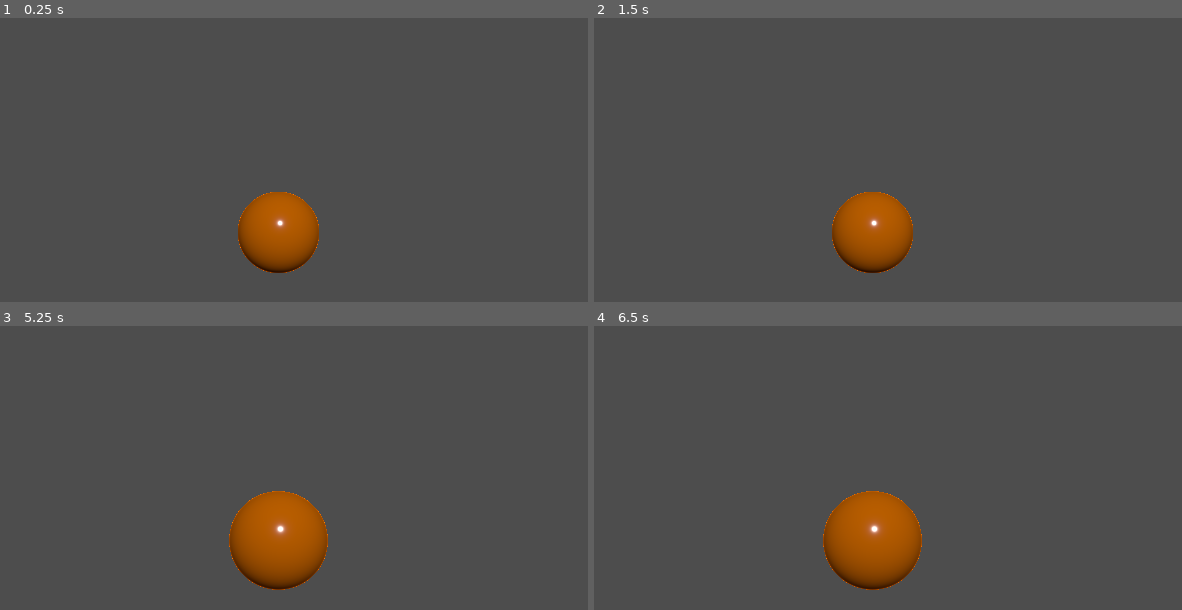
Above: before the commit, frames 1-4 (two rows, left to right).
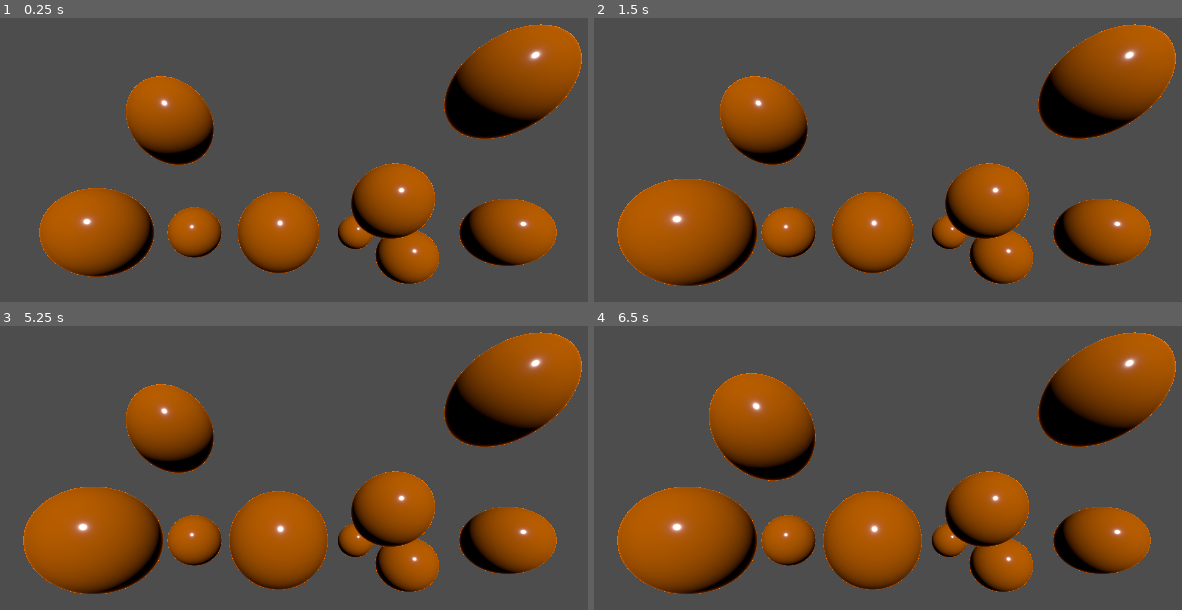
Above: after the commit, the same moments.

Repository: PaulMFleming/classic_games
Game: Godot game, scene res://Balloon Popper/main.tscn
Two runs of this game, one before a commit and one after it. Both use one fixed random seed, a clock stepped at 60 frames per second and the inputs below. The project has no main scene, so this scene is started directly.
Inputs (mouse positions are in pixels of both pictures, inside the frame that each line leads up to):
- Up to frame 1 (0.25 s): no input
- Up to frame 2 (1.5 s): tap Enter at 0.5 s; move the mouse to (1046, 211) at 0.52 s; click (1046, 211) at 0.67 s; tap Space at 1.25 s; move the mouse to (711, 253) at 1.27 s; click (711, 253) at 1.42 s
- Up to frame 3 (5.25 s): tap Enter at 2, 3.5 s; move the mouse to (358, 442) at 2.02 s; click (358, 442) at 2.17 s; tap Space at 2.75, 4.25 s; move the mouse to (outside the picture) at 2.77 s; click (outside the picture) at 2.92 s; move the mouse to (517, 607) at 3.52 s; click (517, 607) at 3.67 s; move the mouse to (41, 473) at 4.27 s; click (41, 473) at 4.42 s; move the mouse to (317, 541) at 5.02 s; click (317, 541) at 5.17 s
- Up to frame 4 (6.5 s): move the mouse to (752, 428) at 5.77 s; click (752, 428) at 5.92 s

The runs differ from the first frame. In frame 1, 25% of the frame differs, in the area x 6-99%, y 2-94%; in frame 2, 27%; in frame 3, 27%; in frame 4, 29%, in the area x 3-99%, y 2-95%.

Commit message:
Balloon scene and score

Diff:
--- /dev/null
+++ b/godot/four_mini_projects/Balloon Popper/Balloon.tscn
@@ -0,0 +1,36 @@
+[gd_scene load_steps=8 format=3 uid="uid://bqbqtppfb6bms"]
+
+[ext_resource type="Script" path="res://Balloon Popper/balloon.gd" id="1_5xufn"]
+[ext_resource type="Material" uid="uid://dysslwsh4f18j" path="res://Balloon Popper/Balloon.tres" id="2_k52nu"]
+
+[sub_resource type="SphereMesh" id="SphereMesh_uxwoa"]
+
+[sub_resource type="MeshTexture" id="MeshTexture_0btgh"]
+
+[sub_resource type="MeshTexture" id="MeshTexture_7elvv"]
+
+[sub_resource type="StandardMaterial3D" id="StandardMaterial3D_5hexk"]
+diffuse_mode = 3
+vertex_color_is_srgb = true
+albedo_color = Color(0.941176, 0.584314, 0, 1)
+albedo_texture_force_srgb = true
+albedo_texture_msdf = true
+metallic_specular = 0.0
+metallic_texture = SubResource("MeshTexture_0btgh")
+metallic_texture_channel = 2
+roughness_texture = SubResource("MeshTexture_7elvv")
+
+[sub_resource type="SphereShape3D" id="SphereShape3D_5pm3c"]
+
+[node name="Balloon" type="Area3D"]
+script = ExtResource("1_5xufn")
+
+[node name="Model" type="MeshInstance3D" parent="."]
+material_override = ExtResource("2_k52nu")
+mesh = SubResource("SphereMesh_uxwoa")
+surface_material_override/0 = SubResource("StandardMaterial3D_5hexk")
+
+[node name="CollisionShape3D" type="CollisionShape3D" parent="."]
+shape = SubResource("SphereShape3D_5pm3c")
+
+[connection signal="input_event" from="." to="." method="_on_input_event"]
--- /dev/null
+++ b/godot/four_mini_projects/Balloon Popper/BalloonManager.gd
@@ -0,0 +1,7 @@
+extends Node3D
+
+var score : int = 0
+
+func increase_score (amount):
+	score += amount
+	print(score)
--- a/godot/four_mini_projects/Balloon Popper/balloon.gd
+++ b/godot/four_mini_projects/Balloon Popper/balloon.gd
@@ -11,4 +11,6 @@
 		clicks_to_pop -= 1
 
 		if clicks_to_pop == 0:
+			get_node("/root/Main").increase_score(score_to_give)
+
 			queue_free()
--- a/godot/four_mini_projects/Balloon Popper/main.tscn
+++ b/godot/four_mini_projects/Balloon Popper/main.tscn
@@ -1,39 +1,12 @@
-[gd_scene load_steps=8 format=3 uid="uid://r5rnksh65tue"]
+[gd_scene load_steps=3 format=3 uid="uid://r5rnksh65tue"]
 
-[ext_resource type="Script" path="res://Balloon Popper/balloon.gd" id="1_furbe"]
-[ext_resource type="Material" uid="uid://dysslwsh4f18j" path="res://Balloon Popper/Balloon.tres" id="2_4ym85"]
-
-[sub_resource type="SphereMesh" id="SphereMesh_uxwoa"]
-
-[sub_resource type="MeshTexture" id="MeshTexture_0btgh"]
-
-[sub_resource type="MeshTexture" id="MeshTexture_7elvv"]
-
-[sub_resource type="StandardMaterial3D" id="StandardMaterial3D_5hexk"]
-diffuse_mode = 3
-vertex_color_is_srgb = true
-albedo_color = Color(0.941176, 0.584314, 0, 1)
-albedo_texture_force_srgb = true
-albedo_texture_msdf = true
-metallic_specular = 0.0
-metallic_texture = SubResource("MeshTexture_0btgh")
-metallic_texture_channel = 2
-roughness_texture = SubResource("MeshTexture_7elvv")
-
-[sub_resource type="SphereShape3D" id="SphereShape3D_5pm3c"]
+[ext_resource type="Script" path="res://Balloon Popper/BalloonManager.gd" id="1_lb02v"]
+[ext_resource type="PackedScene" uid="uid://bqbqtppfb6bms" path="res://Balloon Popper/Balloon.tscn" id="2_1wsw8"]
 
 [node name="Main" type="Node3D"]
+script = ExtResource("1_lb02v")
 
-[node name="Balloon" type="Area3D" parent="."]
-script = ExtResource("1_furbe")
-
-[node name="Model" type="MeshInstance3D" parent="Balloon"]
-material_override = ExtResource("2_4ym85")
-mesh = SubResource("SphereMesh_uxwoa")
-surface_material_override/0 = SubResource("StandardMaterial3D_5hexk")
-
-[node name="CollisionShape3D" type="CollisionShape3D" parent="Balloon"]
-shape = SubResource("SphereShape3D_5pm3c")
+[node name="Balloon" parent="." instance=ExtResource("2_1wsw8")]
 
 [node name="Camera3D" type="Camera3D" parent="."]
 transform = Transform3D(1, 0, 0, 0, 1, 0, 0, 0, 1, 0, 0, 2.69158)
@@ -43,4 +16,32 @@
 [node name="DirectionalLight3D" type="DirectionalLight3D" parent="."]
 transform = Transform3D(0.994571, -0.0757277, 0.0713778, 0.0394207, 0.908943, 0.415052, -0.0963093, -0.409985, 0.906993, 0.316359, 2.01103, 2.59208)
 
-[connection signal="input_event" from="Balloon" to="Balloon" method="_on_input_event"]
+[node name="Balloon2" parent="." instance=ExtResource("2_1wsw8")]
+transform = Transform3D(1, 0, 0, 0, 1, 0, 0, 0, 1, -1.64224, 0, -1.60239)
+
+[node name="Balloon3" parent="." instance=ExtResource("2_1wsw8")]
+transform = Transform3D(1, 0, 0, 0, 1, 0, 0, 0, 1, 2.27949, 0, -3.77135)
+
+[node name="Balloon4" parent="." instance=ExtResource("2_1wsw8")]
+transform = Transform3D(1, 0, 0, 0, 1, 0, 0, 0, 1, 3.35375, 0, -0.549129)
+
+[node name="Balloon5" parent="." instance=ExtResource("2_1wsw8")]
+transform = Transform3D(1, 0, 0, 0, 1, 0, 0, 0, 1, -1.9956, 2.38419e-07, 0.213827)
+
+[node name="Balloon7" parent="." instance=ExtResource("2_1wsw8")]
+transform = Transform3D(1, 0, 0, 0, 1, 0, 0, 0, 1, -1.34945, 1.38918, -0.0863068)
+
+[node name="Balloon8" parent="." instance=ExtResource("2_1wsw8")]
+transform = Transform3D(0.510603, 0, -0.859817, 0, 1, 0, 0.859817, 0, 0.510603, -1.34945, 1.38918, -0.0863068)
+
+[node name="Balloon6" parent="." instance=ExtResource("2_1wsw8")]
+transform = Transform3D(1, 0, 0, 0, 1, 0, 0, 0, 1, 1.5039, 0.410458, -0.236724)
+
+[node name="Balloon11" parent="." instance=ExtResource("2_1wsw8")]
+transform = Transform3D(1, 0, 0, 0, 1, 0, 0, 0, 1, 2.31284, -0.428182, -1.2591)
+
+[node name="Balloon10" parent="." instance=ExtResource("2_1wsw8")]
+transform = Transform3D(1, 0, 0, 0, 1, 0, 0, 0, 1, 2.41683, 1.55373, 0.353553)
+
+[node name="Balloon9" parent="." instance=ExtResource("2_1wsw8")]
+transform = Transform3D(1, 0, 0, 0, 1, 0, 0, 0, 1, 0.0544567, 0, -3.01127)
